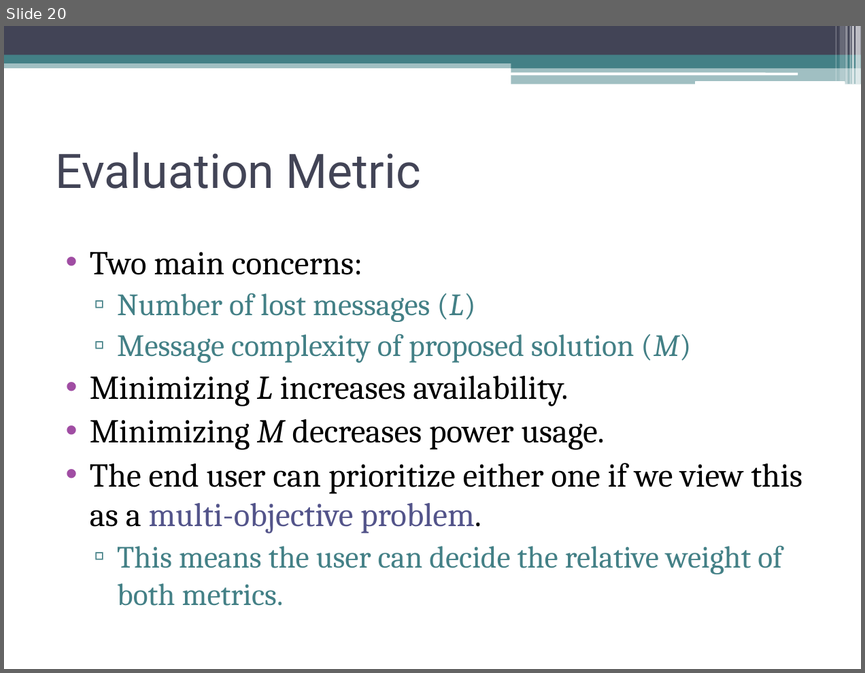
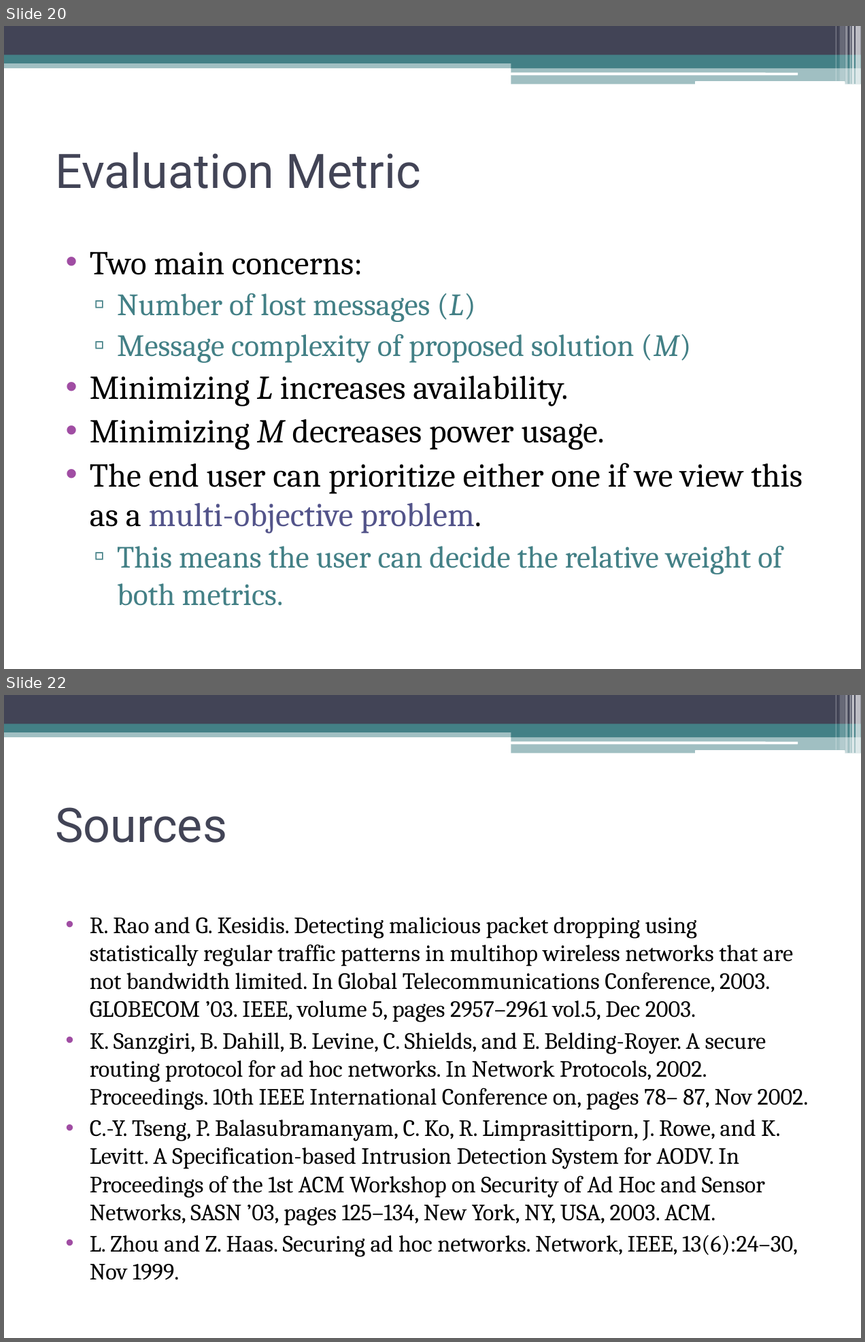
Before and after one commit to gdr34b/netsecproject, a slide deck: final_presentation/final_presentation.pptx. Shown one above the other, each under a label of ours: slide 20 before the commit, slides 20 and 22 after it; the slides between them are not shown. The pictures are 865x673 and 865x1342 pixels, drawn with LibreOffice and Linux fonts; fonts in the diff are those of the drawing. Boxes give left, top, right and bottom in pixels: in the first picture for what was removed or moved away, otherwise in the second. Text is boxed around its words. In the diff, an @@ line names an element or a change of style, - is before the commit and + after.

```diff
--- a/final_presentation/final_presentation.pptx
+++ b/final_presentation/final_presentation.pptx
@@ slide 22 added at box(4, 695, 861, 1338), background #FFFFFF; not listed: 13 template elements that a slide beside it also shows @@
@@ title added at box(55, 807, 227, 843), 40 pt, text #424456 @@
+Sources
@@ text added at box(90, 917, 808, 1280), 19.6 pt, text #000000 @@
+• R. Rao and G. Kesidis. Detecting malicious packet dropping using statistically regular traffic patterns in multihop wireless networks that are not bandwidth limited. In Global Telecommunications Conference, 2003. GLOBECOM ’03. IEEE, volume 5, pages 2957–2961 vol.5, Dec 2003.
+• K. Sanzgiri, B. Dahill, B. Levine, C. Shields, and E. Belding-Royer. A secure routing protocol for ad hoc networks. In Network Protocols, 2002. Proceedings. 10th IEEE International Conference on, pages 78– 87, Nov 2002.
+• C.-Y. Tseng, P. Balasubramanyam, C. Ko, R. Limprasittiporn, J. Rowe, and K. Levitt. A Specification-based Intrusion Detection System for AODV. In Proceedings of the 1st ACM Workshop on Security of Ad Hoc and Sensor Networks, SASN ’03, pages 125–134, New York, NY, USA, 2003. ACM.
+• L. Zhou and Z. Haas. Securing ad hoc networks. Network, IEEE, 13(6):24–30, Nov 1999.
```
Also in this commit, not shown: 5 slides changed, 1 other slide added.
